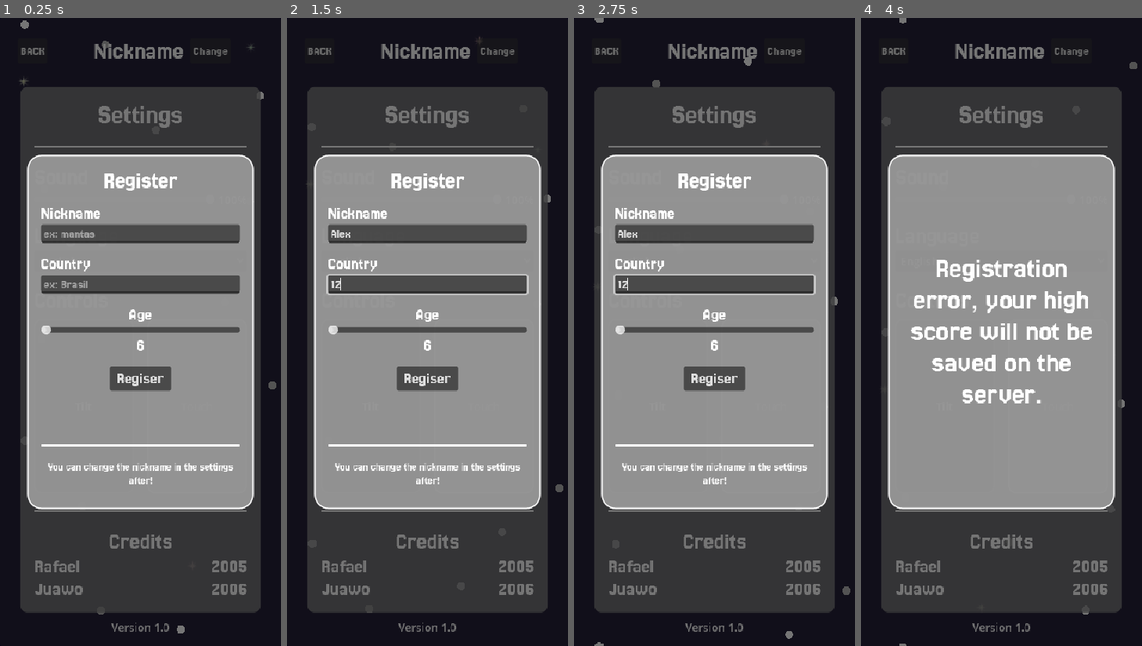
Above: before the commit, frames 1-4 (left to right).
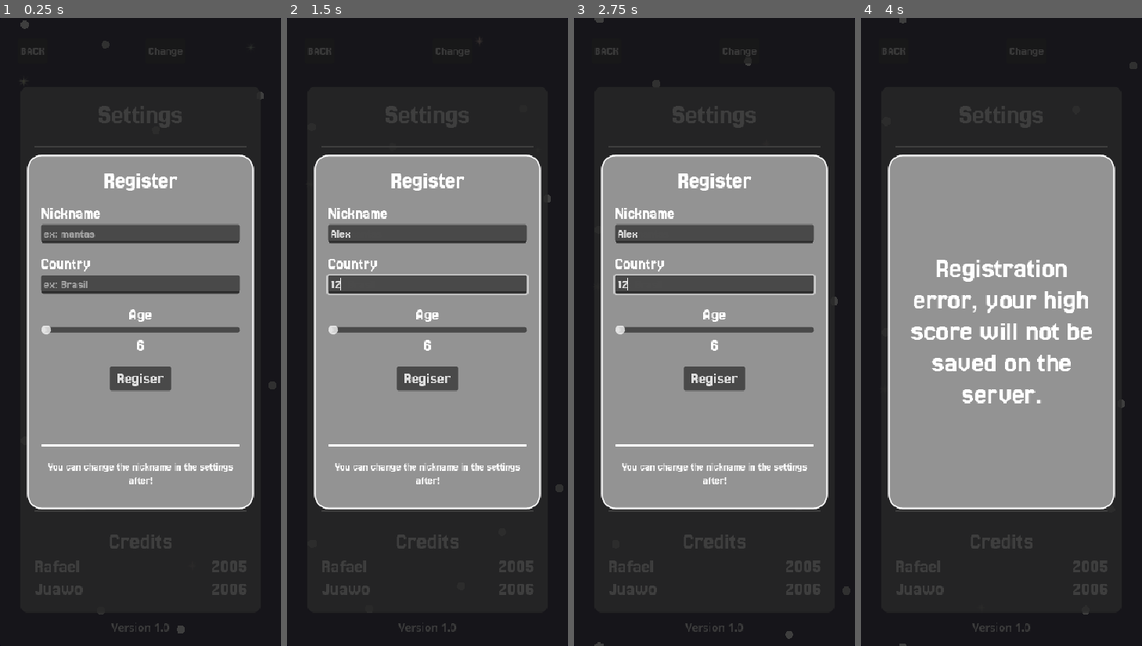
Above: after the commit, the same moments.

Repository: Juawo/space-shooter
Game: Godot game, scene res://scenes/ui/Settings/settings.tscn
Two runs of this game, one before a commit and one after it. Both use one fixed random seed, a clock stepped at 60 frames per second and the inputs below. This scene is started directly instead of the project's main scene.
Inputs (mouse positions are in pixels of both pictures, inside the frame that each line leads up to):
- Up to frame 1 (0.25 s): no input
- Up to frame 2 (1.5 s): click (427, 231) at 0.52 s; type "Alex" at 0.6 s; click (427, 281) at 0.75 s; type "12" at 0.83 s; click "BACK" at 1.25 s
- Up to frame 3 (2.75 s): click "English" (after the commit: "EN") at 2 s
- Up to frame 4 (4 s): click "Touch" at 2.75 s; click "Regiser" at 3.5 s

The runs differ from the first frame. In frame 1, 2.6% of the frame differs, in the area x 6-99%, y 0-98%; in frame 2, 2.6%; in frame 3, 2.7%; in frame 4, 2.7%, in the area x 7-99%, y 0-100%.

Commit message:
Add scene configuration updates and enhance save manager for settings

Diff:
--- a/scenes/ui/Settings/settings.tscn
+++ b/scenes/ui/Settings/settings.tscn
@@ -83,7 +83,7 @@
 size_flags_horizontal = 6
 theme_override_constants/separation = 10
 
-[node name="Label" type="Label" parent="VBoxContainer/Header/HBoxContainer/HBoxContainer"]
+[node name="Nickname" type="Label" parent="VBoxContainer/Header/HBoxContainer/HBoxContainer"]
 layout_mode = 2
 theme_override_fonts/font = ExtResource("2_83c71")
 theme_override_font_sizes/font_size = 36
@@ -179,9 +179,11 @@
 layout_mode = 2
 focus_mode = 0
 selected = 0
-item_count = 1
-popup/item_0/text = "English"
+item_count = 2
+popup/item_0/text = "EN"
 popup/item_0/id = 0
+popup/item_1/text = "PT"
+popup/item_1/id = 1
 
 [node name="Controls" type="VBoxContainer" parent="VBoxContainer/ContentSettings/VBoxContainer/Panel/MarginContainer/VBoxContainer"]
 layout_mode = 2
@@ -206,7 +208,6 @@
 theme_override_styles/normal = SubResource("StyleBoxFlat_gxyng")
 theme_override_styles/pressed = SubResource("StyleBoxFlat_w3asu")
 toggle_mode = true
-button_pressed = true
 button_group = ExtResource("4_w3asu")
 text = "Tilt"
 
--- a/scripts/game/save-manager.gd
+++ b/scripts/game/save-manager.gd
@@ -7,14 +7,18 @@
 var player_nickname : String = ""
 var score_id : String = ""
 
+#Configuracoes
+var volume : float = 100.0
+var language : int = 0
+var control_mode : int = 0 # 0 para tilt e 1 para touch
+
 # No topo do script SaveManager
 var file_path : String
 
 func _ready() -> void:
 	process_mode = Node.PROCESS_MODE_ALWAYS
 	# OS.SYSTEM_DIR_DOWNLOADS pega a pasta correta no Ubuntu ou Android
-	var download_dir = OS.get_system_dir(OS.SYSTEM_DIR_DOWNLOADS)
-	file_path = download_dir + "/space-shooter-save.json"
+	file_path = "user://space-shooter-save.json"
 	load_data()
 
 func save_data () -> void:
@@ -27,10 +31,15 @@
 		"high_score": high_score,
 		"player_id": player_id,
 		"player_nickname": player_nickname,
-		"score_id": score_id
+		"score_id": score_id,
+		"settings" : {
+			"volume" : volume,
+			"language" : language,
+			"control_mode" : control_mode
+		}
 	}
-	var json_data = JSON.stringify(data)
-	save_file.store_line(json_data)
+
+	save_file.store_line(JSON.stringify(data))
 	save_file.close()
 
 func load_data () -> void:
@@ -47,10 +56,17 @@
 	load_file.close()
 
 	if json_data:
-		high_score = json_data.high_score
-		player_id = json_data.player_id
-		player_nickname = json_data.player_nickname
-		score_id = json_data.score_id
+		high_score = json_data.get("high_score", 0)
+		player_id = json_data.get("player_id", "")
+		player_nickname = json_data.get("player_nickname", "Bob")
+		score_id = json_data.get("score_id", "")
+		# Carregando configuracoes
+		if json_data.has("settings"):
+			var s = json_data["settings"]
+			volume = s.get("volume", 100.0)
+			language = s.get("language", 0)
+			control_mode = s.get("control_mode", 0)
+
 		# Sincroniza com o SessionState
 		SessionState.high_score = high_score
 	loaded_data.emit()
--- a/scripts/ui/Settings/settings.gd
+++ b/scripts/ui/Settings/settings.gd
@@ -1,8 +1,8 @@
 extends Control
 
-enum Controls { TILT, TOUTCH }
+enum Controls { TILT, TOUCH }
 var volume : float = 100.0
-var language : String
+var language : int
 var controlMode : Controls = Controls.TILT
 
 var main_scene : PackedScene = preload("res://scenes/game/main.tscn")
@@ -10,23 +10,34 @@
 @onready var sound_value: Label = $VBoxContainer/ContentSettings/VBoxContainer/Panel/MarginContainer/VBoxContainer/Sound/SoundContainer/SoundValue
 @onready var language_option: OptionButton = $VBoxContainer/ContentSettings/VBoxContainer/Panel/MarginContainer/VBoxContainer/Language/LanguageOption
 @onready var tilt_button: Button = $VBoxContainer/ContentSettings/VBoxContainer/Panel/MarginContainer/VBoxContainer/Controls/ControlsOptions/TiltButton
-@onready var touch_button: Button = $VBoxContainer/ContentSettings/VBoxContainer/Panel/MarginContainer/VBoxContainer/Controls/ControlsOptions/ToutchButton
+@onready var touch_button: Button = $VBoxContainer/ContentSettings/VBoxContainer/Panel/MarginContainer/VBoxContainer/Controls/ControlsOptions/TouchButton
+@onready var sound_slider: HSlider = $VBoxContainer/ContentSettings/VBoxContainer/Panel/MarginContainer/VBoxContainer/Sound/SoundContainer/SoundSlider
+@onready var nickname: Label = $VBoxContainer/Header/HBoxContainer/HBoxContainer/Nickname
 
 func _ready() -> void:
-	if controlMode == Controls.TILT:
-		tilt_button.button_pressed = true
-	else:
-		touch_button.button_pressed = true
-	language = language_option.get_item_text(language_option.selected)
+	nickname.text = SaveManager.player_nickname
+	volume = SaveManager.volume
+	controlMode = SaveManager.control_mode as Controls
+	language = SaveManager.language
+	tilt_button.button_pressed = (controlMode == Controls.TILT)
+	touch_button.button_pressed = (controlMode == Controls.TOUCH)
+	language_option.select(language)
+	sound_slider.value = volume
+
 
 func _on_sound_slider_value_changed(value: float) -> void:
 	sound_value.text = str(int(value)) + "%"
 	volume = value
 
 func _on_language_option_item_selected(index: int) -> void:
-	language = language_option.get_item_text(index)
+	language = index
 
 func _on_button_pressed() -> void:
+	SaveManager.volume = volume
+	SaveManager.language = language
+	SaveManager.control_mode = controlMode
+	SaveManager.save_data()
+
 	get_tree().change_scene_to_packed(main_scene)
 
 func _on_tilt_button_toggled(toggled_on: bool) -> void:
@@ -35,4 +46,4 @@
 
 func _on_touch_button_toggled(toggled_on: bool) -> void:
 	if toggled_on:
-		controlMode = Controls.TOUTCH
+		controlMode = Controls.TOUCH
